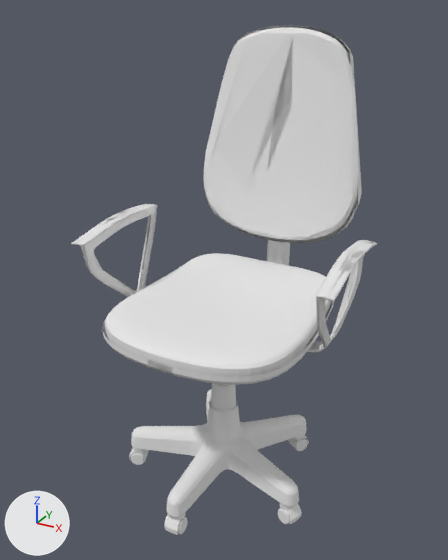
Two versions of the OBJ model src/godot/cpsc300_projectv1/textures/Office chair 1.0.obj, one commit apart.
Both versions are drawn from a 50 mm camera at (1.7, -3.11, 2.55) aimed at (-0.06, 0.08, 0.96). The lights are fixed; the arrows at lower left show +X, +Y and +Z. Where no turn or scale is listed for an object, it has been applied to the vertices. Vertices at the same position are counted once.
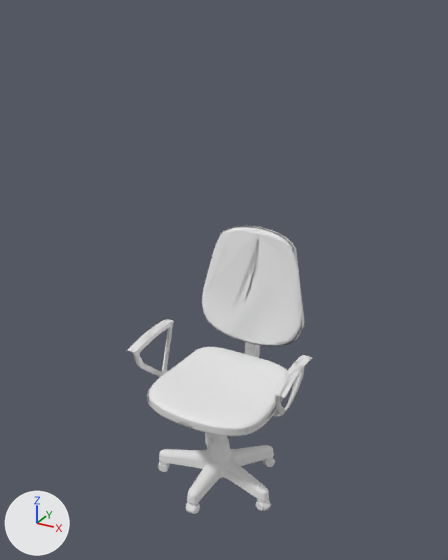
What differs and where, as boxes [x1, y1, x2, y2] in the pictures (448 x 560 px; the box of a moved part takes in the faces that stretch with it):
'Cube.004', reshaped (39% narrower, 43% shorter): before [71, 25, 377, 535]; after [127, 226, 312, 514]
part 1 of me_cube_004, moved or reshaped: before [131, 389, 307, 517]; after [159, 432, 274, 504]
part 2 of me_cube_004, moved or reshaped: before [211, 383, 236, 411]; after [211, 434, 228, 444]
part 3 of me_cube_004, moved or reshaped: before [164, 514, 178, 532]; after [186, 502, 194, 512]
part 4 of me_cube_004, moved or reshaped: before [280, 503, 300, 524]; after [257, 499, 270, 511]
part 5 of me_cube_004, moved or reshaped: before [296, 434, 309, 445]; after [267, 457, 275, 461]
part 6 of me_cube_004, moved or reshaped: before [267, 240, 290, 266]; after [245, 342, 260, 358]
part 7 of me_cube_004, moved or reshaped: before [212, 25, 362, 243]; after [220, 226, 304, 347]
part 8 of me_cube_004, moved or reshaped: before [278, 508, 290, 524]; after [256, 501, 264, 511]
part 9 of me_cube_004, moved or reshaped: before [296, 438, 308, 451]; after [267, 459, 275, 467]
part 10 of me_cube_004, moved or reshaped: before [102, 302, 333, 381]; after [147, 367, 288, 433]
part 11 of me_cube_004, moved or reshaped: before [204, 27, 349, 240]; after [202, 227, 295, 345]
part 12 of me_cube_004, moved or reshaped: before [105, 253, 332, 376]; after [149, 347, 287, 433]
part 13 of me_cube_004, moved or reshaped: before [165, 513, 185, 535]; after [189, 502, 199, 514]
part 14 of me_cube_004, moved or reshaped: before [129, 446, 145, 460]; after [158, 461, 168, 469]
part 15 of me_cube_004, moved or reshaped: before [296, 503, 302, 517]; after [267, 499, 271, 507]
part 16 of me_cube_004, moved or reshaped: before [209, 25, 362, 241]; after [206, 226, 304, 347]
part 17 of me_cube_004, moved or reshaped: before [178, 518, 188, 534]; after [194, 505, 200, 514]
part 18 of me_cube_004, moved or reshaped: before [131, 452, 148, 465]; after [159, 465, 169, 472]
part 19 of me_cube_004, moved or reshaped: before [288, 438, 302, 451]; after [262, 460, 271, 467]
part 20 of me_cube_004, added: after [273, 355, 312, 417]
part 21 of me_cube_004, added: after [127, 319, 174, 377]
part 22 of me_cube_004, added: after [147, 389, 283, 436]
part 23 of me_cube_004, added: after [203, 228, 302, 345]
part 24 of me_cube_004, deleted: before [307, 240, 377, 352]

The change, as a list of edits to the scene's bpy script:
```text
Change me_cube_004:
    remove me_cube_004.from_pydata(...)  # 35920 vertices, 25162 faces; spans x -0.84..0.84, y -0.74..0.98, z -0.47..2.45
    add me_cube_004.from_pydata(...)  # 35743 vertices, 24917 faces; spans x -0.56..0.56, y -0.5..0.5, z -0.49..1.22
    me_cube_004 part 1: the loose piece of 2046 vertices spanning x -0.64..0.64, y -0.7..0.53, z -0.31..0.11 is scaled about its middle by (0.667, 0.583, 0.583), then moved by (0.0, -0.03, -0.17)
    me_cube_004 part 2: the loose piece of 158 vertices spanning x -0.09..0.09, y -0.11..0.06, z 0.09..0.29 is scaled about its middle by (0.667, 0.583, 0.583), then moved by (0.0, -0.06, -0.29)
    me_cube_004 part 3: the loose piece of 850 vertices spanning x -0.05..0.04, y -0.72..-0.59, z -0.44..-0.3 is scaled about its middle by (0.667, 0.583, 0.583), then moved by (0.0, 0.2, -0.06)
    me_cube_004 part 4: the loose piece of 845 vertices spanning x 0.52..0.66, y -0.29..-0.17, z -0.44..-0.3 is scaled about its middle by (0.667, 0.583, 0.583), then moved by (-0.2, 0.03, -0.06)
    me_cube_004 part 5: the loose piece of 844 vertices spanning x 0.3..0.44, y 0.4..0.55, z -0.44..-0.3 is scaled about its middle by (0.667, 0.583, 0.583), then moved by (-0.12, -0.27, -0.06)
    me_cube_004 part 6: the loose piece of 2687 vertices spanning x -0.06..0.06, y 0.29..0.88, z 0.57..1.25 is scaled about its middle by (0.667, 0.583, 0.583), then moved by (0.0, -0.31, -0.59)
    me_cube_004 part 7: the loose piece of 321 vertices spanning x -0.59..0.59, y 0.66..0.98, z 1.05..2.45 is scaled about its middle by (0.667, 0.583, 0.583), then moved by (0.0, -0.41, -0.94)
    me_cube_004 part 8: the loose piece of 1234 vertices spanning x 0.52..0.65, y -0.29..-0.16, z -0.47..-0.36 is scaled about its middle by (0.667, 0.583, 0.583), then moved by (-0.2, 0.02, -0.04)
    me_cube_004 part 9: the loose piece of 1233 vertices spanning x 0.29..0.43, y 0.4..0.54, z -0.47..-0.36 is scaled about its middle by (0.667, 0.583, 0.583), then moved by (-0.12, -0.27, -0.04)
    me_cube_004 part 10: the loose piece of 616 vertices spanning x -0.63..0.63, y -0.74..0.72, z 0.6..0.86 is scaled about its middle by (0.667, 0.583, 0.583), then moved by (0.0, -0.06, -0.52)
    me_cube_004 part 11: the loose piece of 511 vertices spanning x -0.57..0.57, y 0.62..0.91, z 1.07..2.44 is scaled about its middle by (0.667, 0.583, 0.583), then moved by (0.0, -0.39, -0.94)
    me_cube_004 part 12: the loose piece of 1279 vertices spanning x -0.61..0.61, y -0.73..0.69, z 0.76..0.9 is scaled about its middle by (0.667, 0.583, 0.583), then moved by (0.0, -0.06, -0.56)
    me_cube_004 part 13: the loose piece of 851 vertices spanning x -0.04..0.05, y -0.72..-0.59, z -0.44..-0.3 is scaled about its middle by (0.667, 0.583, 0.583), then moved by (0.0, 0.2, -0.06)
    me_cube_004 part 14: the loose piece of 831 vertices spanning x -0.66..-0.52, y -0.29..-0.17, z -0.44..-0.3 is scaled about its middle by (0.667, 0.583, 0.583), then moved by (0.2, 0.03, -0.06)
    me_cube_004 part 15: the loose piece of 826 vertices spanning x 0.53..0.66, y -0.28..-0.16, z -0.44..-0.3 is scaled about its middle by (0.667, 0.583, 0.583), then moved by (-0.2, 0.02, -0.06)
    me_cube_004 part 16: the loose piece of 323 vertices spanning x -0.59..0.59, y 0.66..0.98, z 1.05..2.45 is scaled about its middle by (0.667, 0.583, 0.583), then moved by (0.0, -0.41, -0.94)
    me_cube_004 part 17: the loose piece of 1228 vertices spanning x -0.05..0.06, y -0.7..-0.59, z -0.47..-0.36 is scaled about its middle by (0.667, 0.583, 0.583), then moved by (0.0, 0.2, -0.04)
    me_cube_004 part 18: the loose piece of 1170 vertices spanning x -0.65..-0.52, y -0.29..-0.16, z -0.47..-0.36 is scaled about its middle by (0.667, 0.583, 0.583), then moved by (0.2, 0.02, -0.04)
    me_cube_004 part 19: the loose piece of 1159 vertices spanning x 0.29..0.43, y 0.4..0.54, z -0.47..-0.36 is scaled about its middle by (0.667, 0.583, 0.583), then moved by (-0.12, -0.26, -0.04)
    me_cube_004 part 20: a new loose piece of 2629 vertices spanning x 0.33..0.56, y -0.32..0.13, z 0.18..0.55
    me_cube_004 part 21: a new loose piece of 2622 vertices spanning x -0.56..-0.33, y -0.32..0.13, z 0.18..0.55
    me_cube_004 part 22: a new loose piece of 616 vertices spanning x -0.42..0.42, y -0.5..0.35, z 0.14..0.29, in mat_material_036 (white #e7e7e7)
    me_cube_004 part 23: a new loose piece of 511 vertices spanning x -0.38..0.38, y 0.29..0.46, z 0.41..1.21, in mat_material_000 (white #e7e7e7)
    me_cube_004 part 24: the loose piece of 2717 vertices spanning x 0.5..0.84, y -0.43..0.35, z 0.68..1.31 is deleted
    me_cube_004 part 25: the loose piece of 2711 vertices spanning x -0.84..-0.5, y -0.43..0.35, z 0.68..1.31 is deleted
    me_cube_004 part 26: 1127 vertices removed from x -0.63..0.63, y -0.74..0.91, z 0.6..2.44
```
